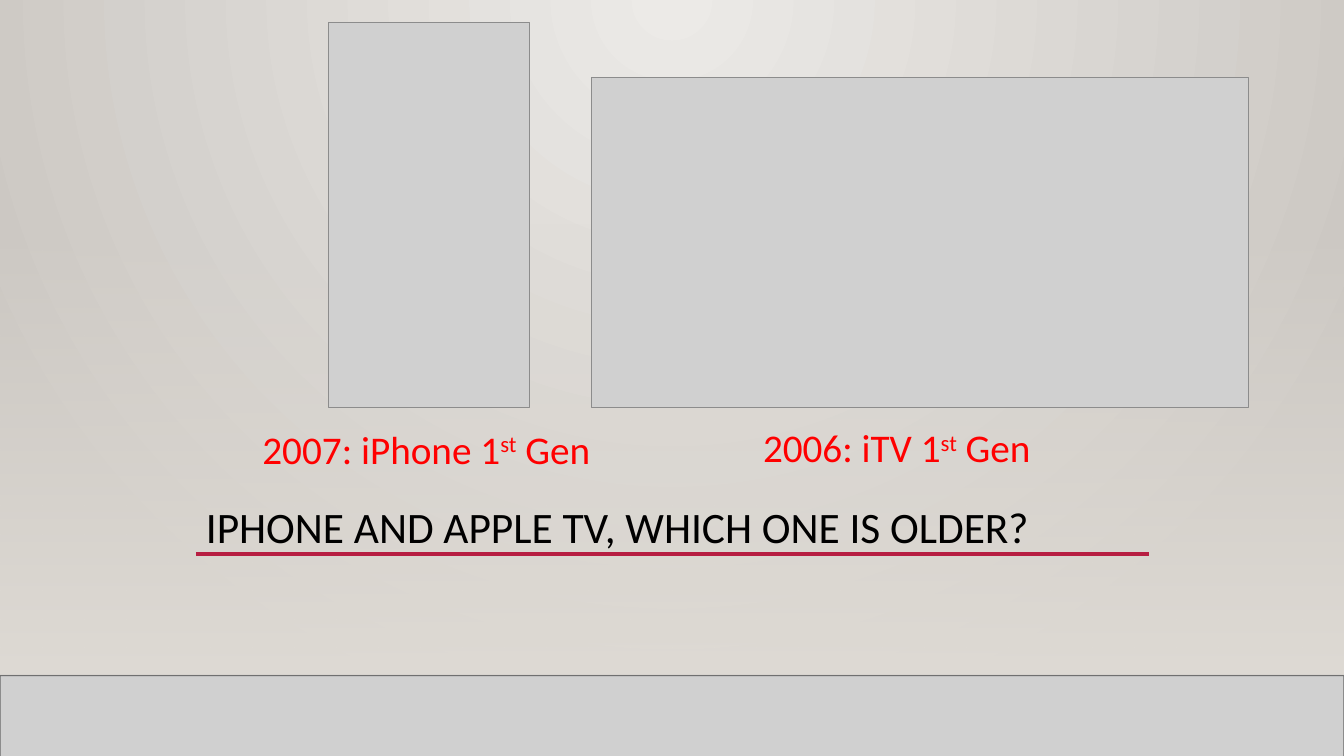
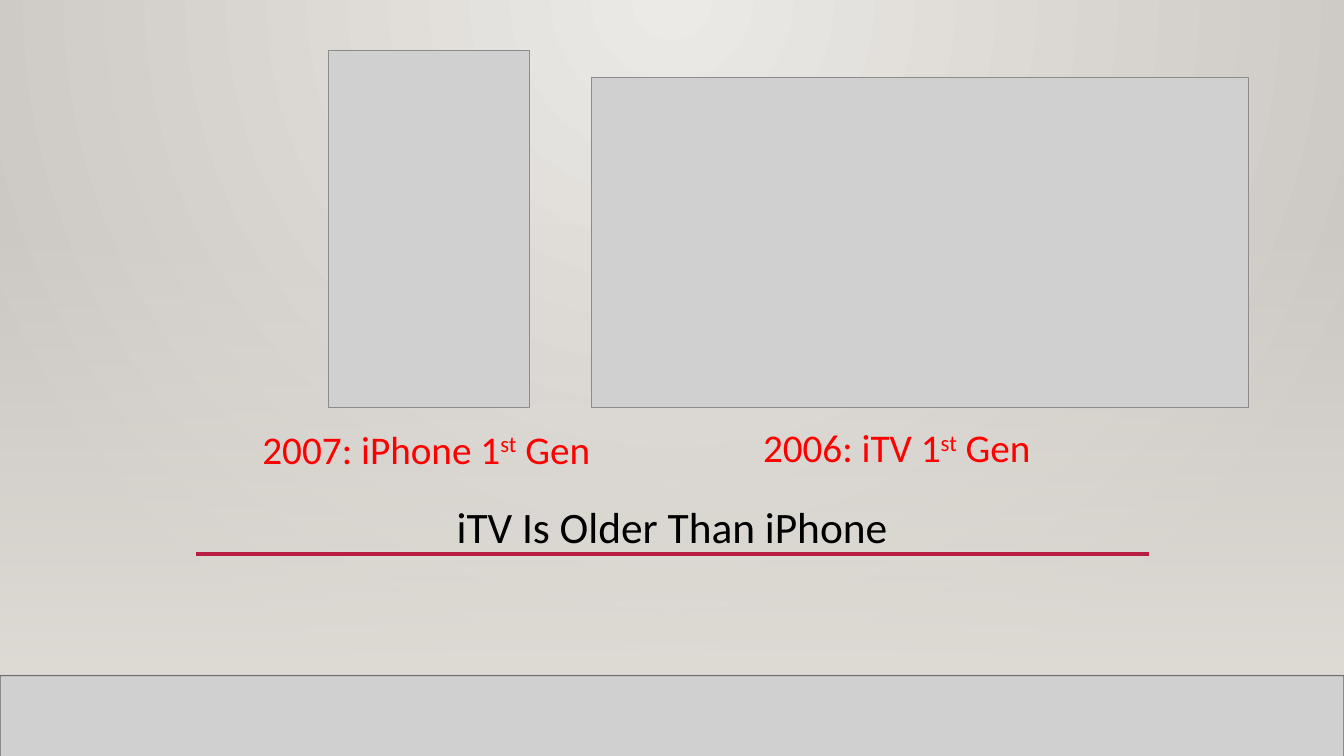
Before and after one commit to ThanhTurin/iOS-meetup-sg, a slide deck: slide 12 of Presentation.pptx (slide 7 before the commit). Drawn at 1344x756 pixels with LibreOffice and Linux fonts; fonts in the diff are those of the drawing; grey boxes stand for pictures; background and template pictures are left out. Boxes give left, top, right and bottom in pixels: in the first picture for what was removed or moved away, otherwise in the second. Text is boxed around its words. In the diff, an @@ line names an element or a change of style, - is before the commit and + after.

```diff
--- a/Presentation.pptx
+++ b/Presentation.pptx
@@ picture: place and size @@
-picture at [329,22,530,407]
+picture at [329,50,530,407]
@@ title at [457,513,887,554]: text changed @@
-IPHONE AND APPLE TV, WHICH ONE IS OLDER?
+iTV Is Older Than iPhone
```
Also in this commit, not shown: 8 other slides changed, 11 slides added, 1 other file.
